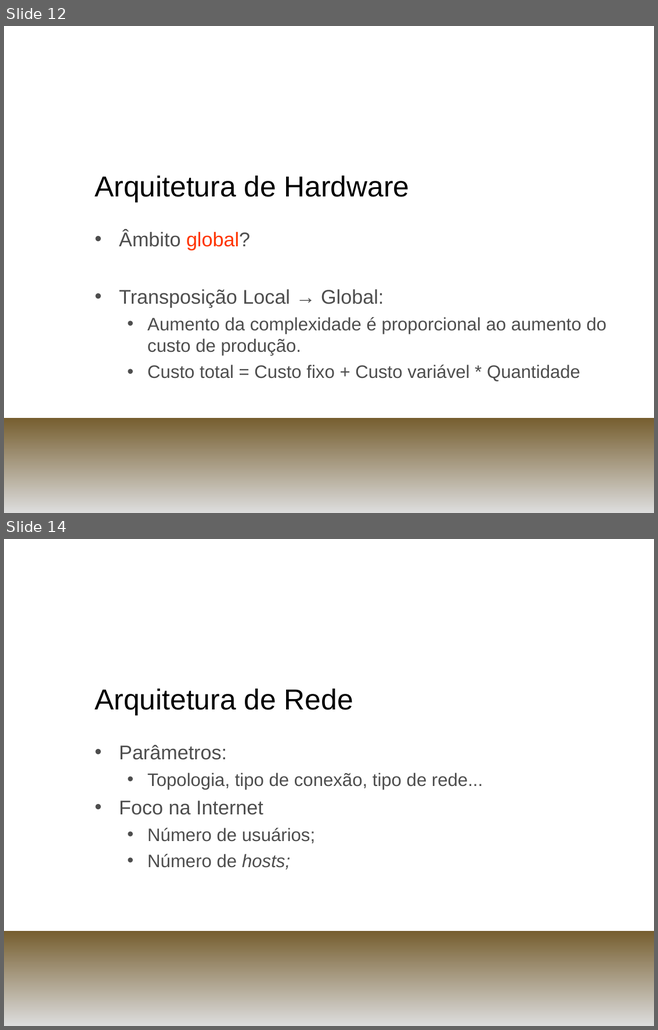
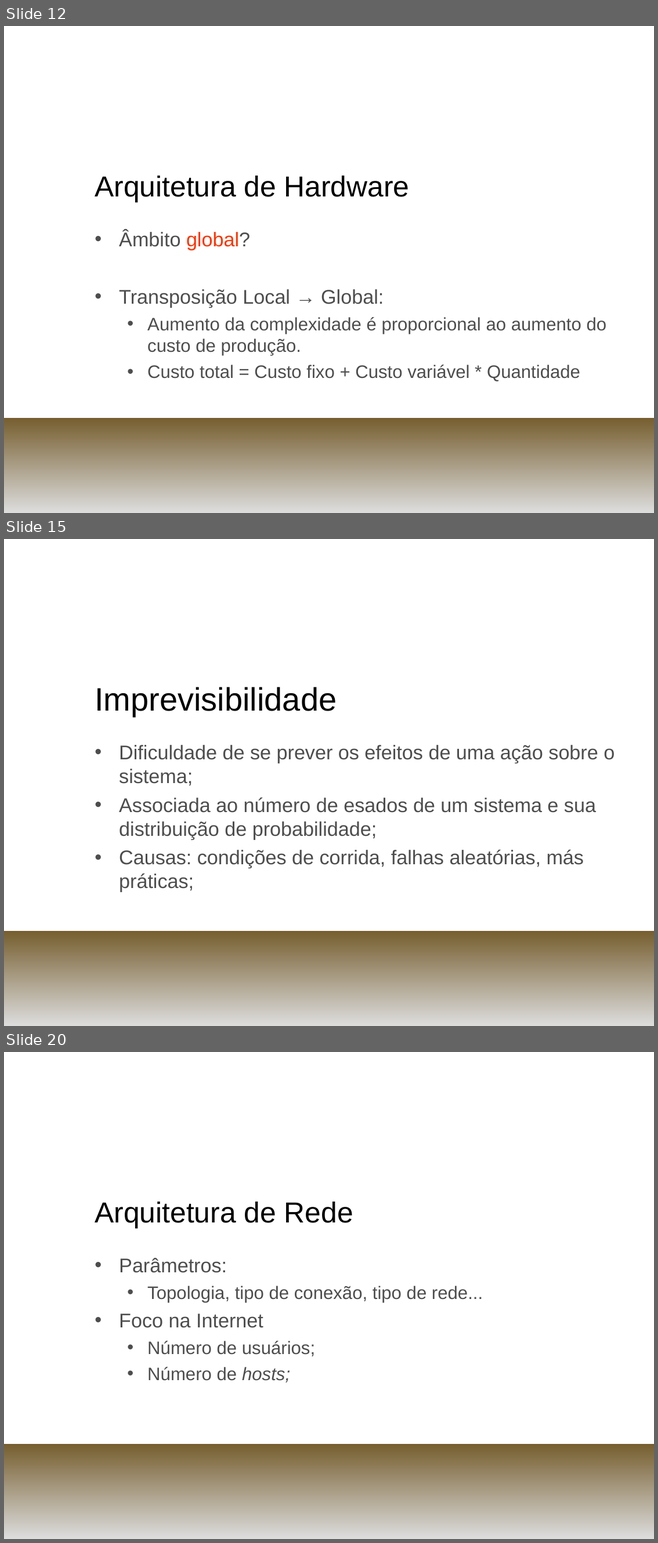
Before and after one commit to henriquekano/horie-dev, a slide deck: trunk/Documents/PCS 2058 - Engenharia de Informação/Systems Complexity/parv.ppt. Shown one above the other, each under a label of ours: slides 12 and 14 before the commit, slides 12, 15 and 20 after it; the slides between them are not shown. The pictures are 658x1030 and 658x1543 pixels, drawn with LibreOffice and Linux fonts; fonts in the diff are those of the drawing; background and template pictures are left out. Boxes give left, top, right and bottom in pixels: in the first picture for what was removed or moved away, otherwise in the second. Text is boxed around its words. In the diff, an @@ line names an element or a change of style, - is before the commit and + after.

```diff
--- a/trunk/Documents/PCS 2058 - Engenharia de Informação/Systems Complexity/parv.ppt
+++ b/trunk/Documents/PCS 2058 - Engenharia de Informação/Systems Complexity/parv.ppt
@@ slide 15 added at box(4, 539, 654, 1026), background picture (left out); not listed: 1 template element that a slide beside it also shows @@
@@ title added at box(94, 687, 336, 716), 36 pt, text #000000 @@
+Imprevisibilidade
@@ text added at box(119, 745, 614, 892), 22 pt, text #4D4D4D @@
+• Dificuldade de se prever os efeitos de uma ação sobre o sistema;
+• Associada ao número de esados de um sistema e sua distribuição de probabilidade;
+• Causas: condições de corrida, falhas aleatórias, más práticas;
@@ what was slide 14 is now slide 20 @@
```
Also in this commit, not shown: 6 other slides added, 1 slide removed.
